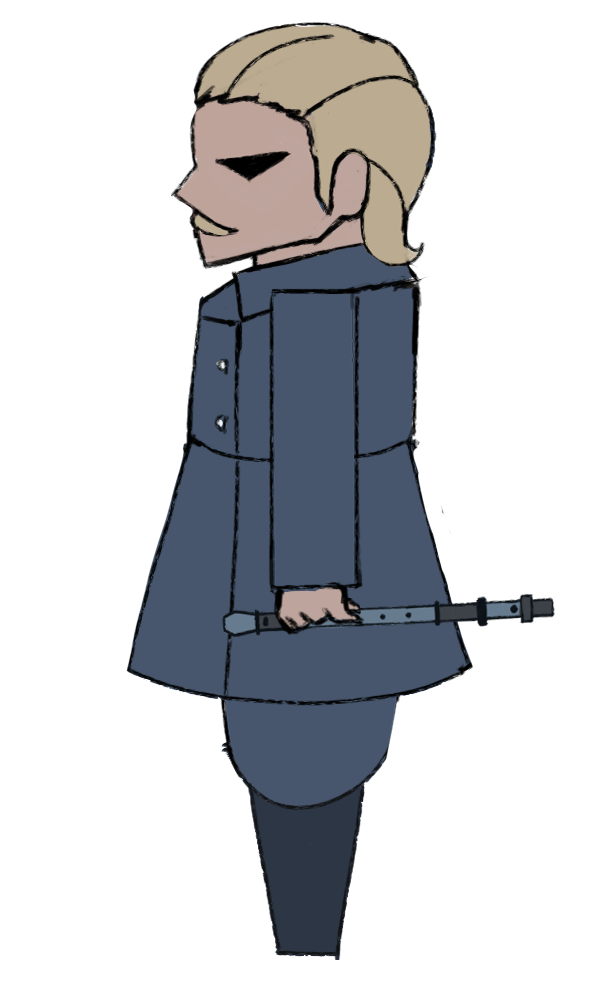
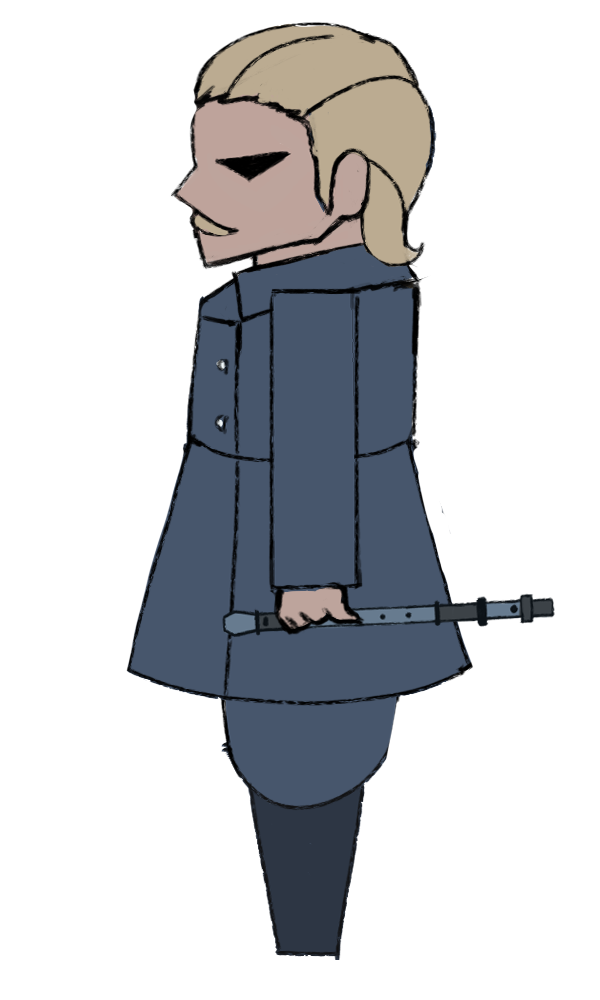
Two versions of the same layered image (600 x 1000). Layer-by-layer changes:
painted on "doigt" over 276, 598, 361, 635
painted on "bras gauche" over 277, 598, 352, 627
